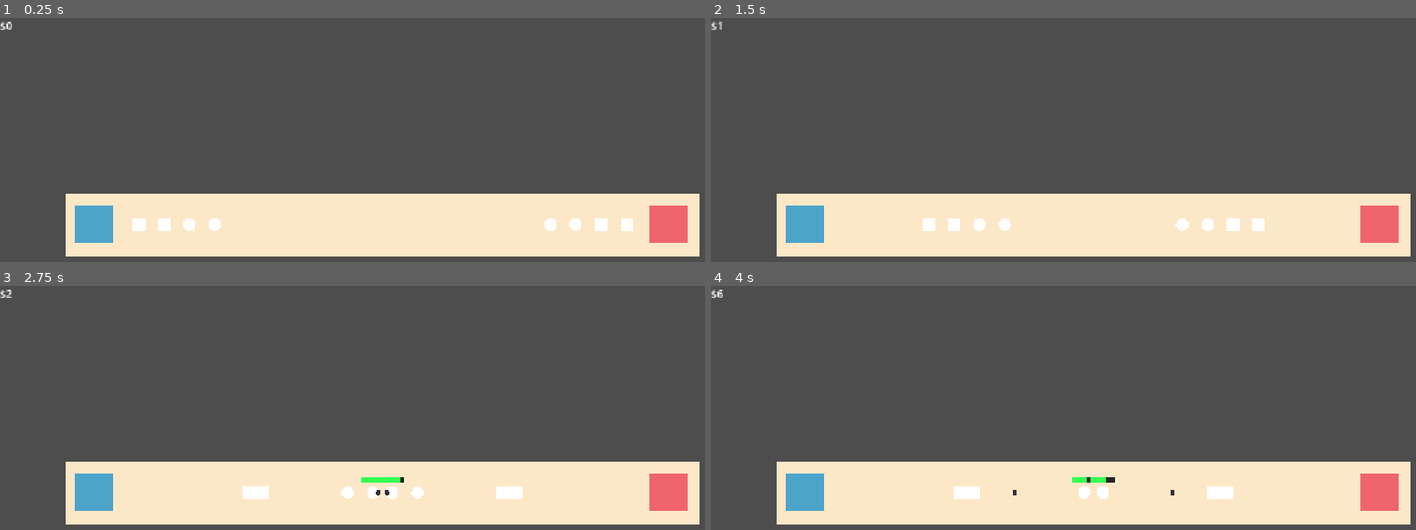
Above: before the commit, frames 1-4 (two rows, left to right).
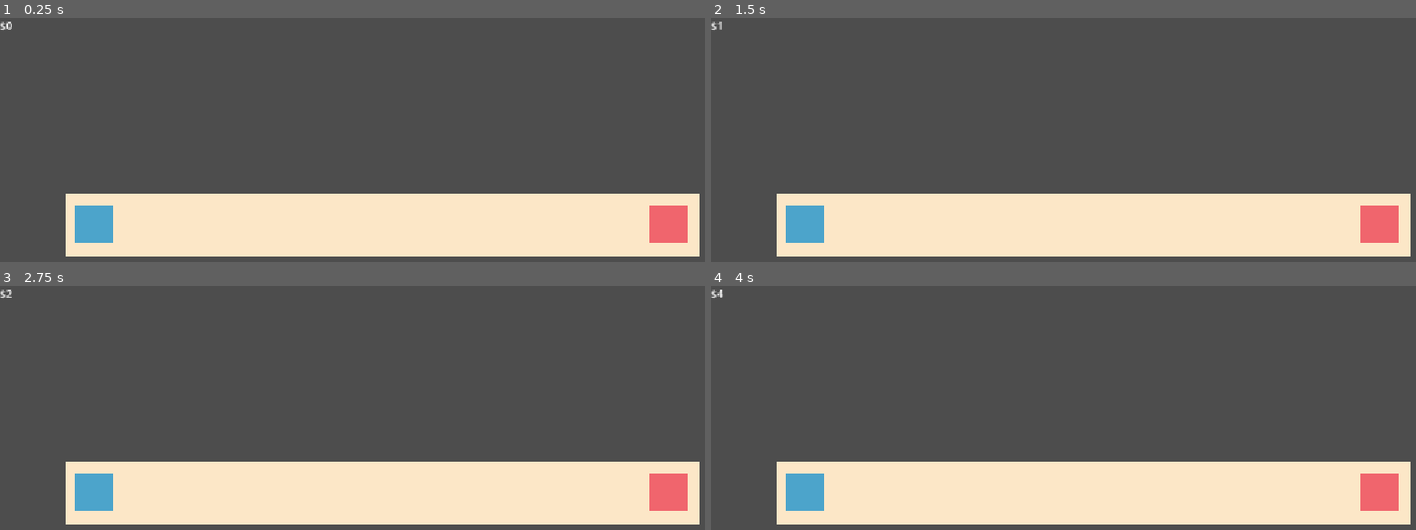
Above: after the commit, the same moments.

Repository: AlexJMohr/waves-lanes-game
Game: Godot game, scene res://main.tscn
The game is run twice, just before and just after one commit, with the same random seed, the same clock (stepped at 60 frames per second) and the same inputs.
Inputs:
- Up to frame 1 (0.25 s): no input
- Up to frame 2 (1.5 s): no input
- Up to frame 3 (2.75 s): no input
- Up to frame 4 (4 s): no input

The runs differ from the first frame. In frame 1, 0.7% of the frame differs, in the area x 18-90%, y 82-88%; in frame 2, 0.7%; in frame 3, 0.8%, in the area x 34-75%, y 78-88%; in frame 4, 0.7%.

Commit message:
Data-drive unit types with a UnitData resource (#10)

Diff:
--- a/lane.gd
+++ b/lane.gd
@@ -1,21 +1,10 @@
 extends Node2D
 
-const UNIT_SCENE := preload("res://unit.tscn")
-const RANGED_UNIT_SCENE := preload("res://ranged_unit.tscn")
 
-
-# TEMPORARY: spawns test units. Delete this once the real buy/spawn flow exists.
-func _ready() -> void:
-	_spawn(RANGED_UNIT_SCENE, Unit.Team.PLAYER, $PlayerSpawn.position, 2, 0)
-	_spawn(UNIT_SCENE, Unit.Team.PLAYER, $PlayerSpawn.position, 2, 2)
-	_spawn(RANGED_UNIT_SCENE, Unit.Team.ENEMY, $EnemySpawn.position, 2, 0)
-	_spawn(UNIT_SCENE, Unit.Team.ENEMY, $EnemySpawn.position, 2, 2)
-
-
-func _spawn(scene: PackedScene, team: Unit.Team, pos: Vector2, count: int, start_index: int = 0) -> void:
-	var facing := 1 if team == Unit.Team.PLAYER else -1
-	for i in count:
-		var unit := scene.instantiate()
-		unit.team = team
-		unit.position = pos + Vector2((start_index + i) * 40 * facing, 0)
-		add_child(unit)
+func spawn(team: Unit.Team, data: UnitData) -> void:
+	var marker := ($PlayerSpawn if team == Unit.Team.PLAYER else $EnemySpawn) as Marker2D
+	var unit := data.scene.instantiate() as Unit
+	unit.data = data
+	unit.position = marker.position
+	unit.team = team
+	add_child(unit)
--- /dev/null
+++ b/melee_unit.tres
@@ -0,0 +1,9 @@
+[gd_resource type="Resource" script_class="UnitData" format=3 uid="uid://by2qa06f0uuvm"]
+
+[ext_resource type="PackedScene" uid="uid://tuget0rdykhb" path="res://unit.tscn" id="1_4bwkx"]
+[ext_resource type="Script" uid="uid://c5nchxsmmrq3l" path="res://unit_data.gd" id="1_pfd6c"]
+
+[resource]
+script = ExtResource("1_pfd6c")
+display_name = "Melee"
+scene = ExtResource("1_4bwkx")
--- a/ranged_unit.gd
+++ b/ranged_unit.gd
@@ -6,7 +6,7 @@
 func _attack(_enemy: Unit) -> void:
 	var projectile := PROJECTILE_SCENE.instantiate()
 	projectile.team = team
-	projectile.damage = damage
+	projectile.damage = data.damage
 	# start the projectile slightly in front of the unit
 	var facing := 1 if team == Team.PLAYER else -1
 	projectile.position = position + Vector2(facing * 20, 0)
--- /dev/null
+++ b/ranged_unit.tres
@@ -0,0 +1,11 @@
+[gd_resource type="Resource" script_class="UnitData" format=3 uid="uid://dwhftnc3jwwko"]
+
+[ext_resource type="PackedScene" uid="uid://kkdbe353mrxr" path="res://ranged_unit.tscn" id="1_2l052"]
+[ext_resource type="Script" uid="uid://c5nchxsmmrq3l" path="res://unit_data.gd" id="1_b8vkj"]
+
+[resource]
+script = ExtResource("1_b8vkj")
+display_name = "Ranged"
+scene = ExtResource("1_2l052")
+attack_range = 300.0
+cost = 15
--- a/ranged_unit.tscn
+++ b/ranged_unit.tscn
@@ -5,7 +5,6 @@
 
 [node name="RangedUnit" unique_id=213089700 instance=ExtResource("1_adcr4")]
 script = ExtResource("2_gam6v")
-attack_range = 300.0
 
-[node name="Polygon2D" parent="." index="1"]
+[node name="Polygon2D" parent="." index="1" unique_id=1846150858]
 polygon = PackedVector2Array(-10, -10, 10, -10, 10, 10, -10, 10)
--- a/unit.gd
+++ b/unit.gd
@@ -7,45 +7,42 @@
 }
 
 @export var team: Team = Team.PLAYER
-@export var max_health: int = 50
-@export var damage: int = 10
-@export var speed: float = 100.0
-@export var attack_range: float = 30.0
-@export var attack_cooldown: float = 1.0
-@export var cost: int = 5
+var data: UnitData
 
-var health: int = max_health
-var attack_accumulator: float = attack_cooldown
+var health: int
+var attack_accumulator: float
 
 const PLAYER_LAYER := 1
 const ENEMY_LAYER := 2
 
 
 func _ready() -> void:
+	health = data.max_health
+	attack_accumulator = data.attack_cooldown
 	add_to_group("player_units" if team == Team.PLAYER else "enemy_units")
-	$HealthBar.max_health = max_health
-	$HealthBar.health = health
 	collision_layer = PLAYER_LAYER if team == Team.PLAYER else ENEMY_LAYER
 	collision_mask = PLAYER_LAYER | ENEMY_LAYER
+	$HealthBar.max_health = data.max_health
+	$HealthBar.health = health
 
 
 func _physics_process(delta: float) -> void:
 	attack_accumulator += delta
 
 	var enemy := _get_nearest_enemy()
-	if enemy != null and global_position.distance_to(enemy.global_position) < attack_range:
+	if enemy != null and global_position.distance_to(enemy.global_position) < data.attack_range:
 		velocity = Vector2.ZERO
-		if attack_accumulator >= attack_cooldown:
+		if attack_accumulator >= data.attack_cooldown:
 			_attack(enemy)
 			attack_accumulator = 0
 	else:
 		var direction := 1 if team == Team.PLAYER else -1
-		velocity = Vector2(direction * speed, 0)
+		velocity = Vector2(direction * data.speed, 0)
 	move_and_slide()
 
 
 func _attack(enemy: Unit) -> void:
-	enemy.take_damage(damage)
+	enemy.take_damage(data.damage)
 
 
 func _get_nearest_enemy() -> Unit:
@@ -69,5 +66,5 @@
 	$HealthBar.health = health
 	if health <= 0:
 		if team == Team.ENEMY:
-			GameState.add_money(int(cost * GameState.KILL_REWARD_FRACTION))
+			GameState.add_money(int(data.cost * GameState.KILL_REWARD_FRACTION))
 		queue_free()
--- /dev/null
+++ b/unit_data.gd
@@ -0,0 +1,11 @@
+class_name UnitData
+extends Resource
+
+@export var display_name: String # for the button label
+@export var scene: PackedScene
+@export var max_health: int = 50
+@export var damage: int = 10
+@export var speed: float = 100.0
+@export var attack_range: float = 30.0
+@export var attack_cooldown: float = 1.0
+@export var cost: int = 5
Not shown, added: unit_data.gd.uid
